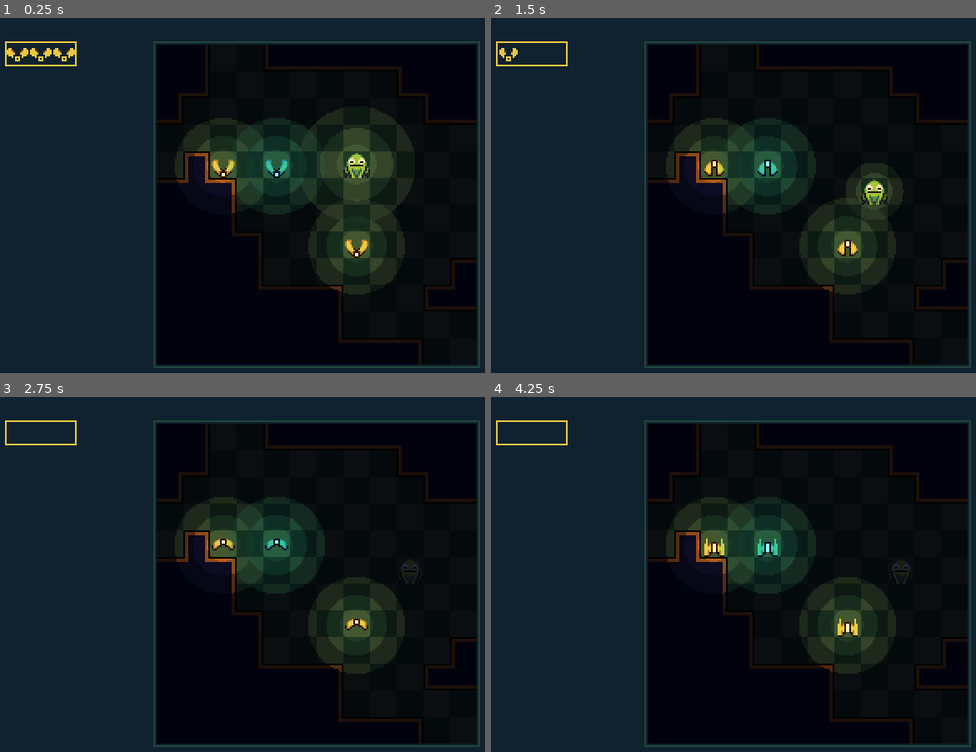
Above: before the commit, frames 1-4 (two rows, left to right).
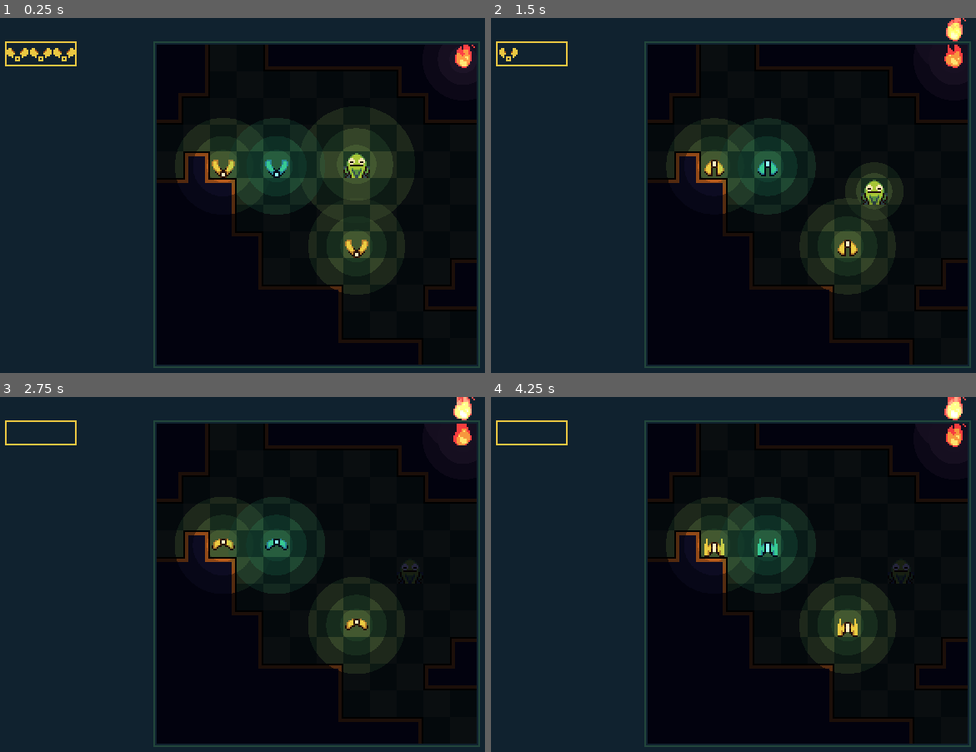
Above: after the commit, the same moments.

Repository: GerrZa/project-frogslight
Game: Godot game, scene res://scr/level/prototyping level.tscn
Same seed, same stepped clock (60 frames per second), same inputs: the game is played once before the commit and once after it.
Inputs:
- Up to frame 1 (0.25 s): no input
- Up to frame 2 (1.5 s): hold Right (ui_right) 0.53-1.28 s; hold Down (ui_down) from 1.28 s (still down)
- Up to frame 3 (2.75 s): release Down (ui_down) at 2.03 s; hold Right (ui_right) from 2.03 s (still down)
- Up to frame 4 (4.25 s): release Right (ui_right) at 2.78 s; hold Up (ui_up) 2.78-3.53 s; hold Left (ui_left) from 3.53 s (still down)

The runs differ from the first frame. In frame 1, 0.5% of the frame differs, in the area x 36-99%, y 7-78%; in frame 2, 0.5%, in the area x 36-98%, y 0-78%; in frame 3, 0.5%; in frame 4, 0.5%.

Commit message:
create fire mechanice, still need to fix bugs
the bug
-the top right fire spawn through upper wall but and not spawn on left direction

Diff:
--- a/project.godot
+++ b/project.godot
@@ -52,7 +52,7 @@
 window/size/height=224
 window/size/test_width=1368
 window/size/test_height=672
-window/stretch/mode="viewport"
+window/stretch/mode="2d"
 window/stretch/aspect="keep"
 
 [importer_defaults]
@@ -119,6 +119,8 @@
 
 2d_physics/layer_1="player"
 2d_physics/layer_2="pickable"
+2d_physics/layer_3="wall"
+2d_physics/layer_5="fire"
 
 [physics]
 
--- a/scr/actor/froggy/Froggy.tscn
+++ b/scr/actor/froggy/Froggy.tscn
@@ -304,7 +304,7 @@
 extents = Vector2( 8, 8 )
 
 [sub_resource type="RectangleShape2D" id=41]
-extents = Vector2( 8, 8 )
+extents = Vector2( 7, 7 )
 
 [node name="froggy" type="Area2D"]
 script = ExtResource( 3 )
--- a/scr/actor/froggy/State/tongue_idle.gd
+++ b/scr/actor/froggy/State/tongue_idle.gd
@@ -11,7 +11,7 @@
 
 func unhandled_input(event):
 
-	if froggy.basic_light_left > 0 or froggy.extra_light_left > 0:
+	if froggy.total_light > 0:
 		if Input.is_action_just_pressed("ui_right") and $"%r_tong_wall".is_colliding() == false:
 			state_machine.transition_to("tongue_move",{"direction" : Vector2.RIGHT})
 		elif Input.is_action_just_pressed("ui_left") and $"%l_tong_wall".is_colliding() == false:
--- a/scr/actor/froggy/State/tongue_move.gd
+++ b/scr/actor/froggy/State/tongue_move.gd
@@ -9,10 +9,7 @@
 		move_direction = msg["direction"]
 
 		#If extra light still left, decrease the extra light first
-		if froggy.extra_light_left > 0:
-			froggy.extra_light_left -= 1
-		else:
-			froggy.basic_light_left -= 1
+		froggy.total_light -= 1
 
 		#Tween the tongue in the calculated position
 		var new_tween = create_tween().set_trans(Tween.TRANS_QUAD).set_ease(Tween.EASE_IN_OUT)
--- a/scr/actor/froggy/froggy.gd
+++ b/scr/actor/froggy/froggy.gd
@@ -32,8 +32,8 @@
 
 func _physics_process(delta):
 
-	print(light_array)
-	print(".")
+#	print(light_array)
+#	print(".")
 
 	var tongue_match = $"%tongue_tip".global_position == global_position
 	$"%tongue_tip".visible = not tongue_match
@@ -65,12 +65,15 @@
 	elif extra_light == false:
 
 		print("basic addded")
-		if light_array[0] == true:
-			get_tree().current_scene.emit_signal("light_replaced",1)
-		if light_array[1] == true:
-			get_tree().current_scene.emit_signal("light_replaced",2)
-		if light_array[1] == true:
-			get_tree().current_scene.emit_signal("light_replaced",3)
+		if range(light_array.size()).has(0):
+			if light_array[0] == true:
+				get_tree().current_scene.emit_signal("light_replaced",1)
+		if range(light_array.size()).has(1):
+			if light_array[1] == true:
+				get_tree().current_scene.emit_signal("light_replaced",2)
+		if range(light_array.size()).has(2):
+			if light_array[2] == true:
+				get_tree().current_scene.emit_signal("light_replaced",3)
 
 		for i in range(3):
 
--- a/scr/level/prototyping level.tscn
+++ b/scr/level/prototyping level.tscn
@@ -7,6 +7,7 @@
 [ext_resource path="res://asset/level/tileset/prototype_tileset/prototype_tileset.png" type="Texture" id=5]
 [ext_resource path="res://scr/actor/firefly/extra_flies/extrafly.tscn" type="PackedScene" id=6]
 [ext_resource path="res://scr/ui/basic_ui.tscn" type="PackedScene" id=7]
+[ext_resource path="res://scr/obj/fire.tscn" type="PackedScene" id=8]
 [ext_resource path="res://scr/level/prototyping level.gd" type="Script" id=10]
 
 [sub_resource type="ConvexPolygonShape2D" id=4]
@@ -488,7 +489,7 @@
 
 [node name="room" type="StaticBody2D" parent="."]
 z_index = -3
-collision_layer = 4
+collision_layer = 12
 collision_mask = 0
 __meta__ = {
 "_edit_group_": true,
@@ -541,7 +542,7 @@
 
 [node name="border" type="Sprite" parent="."]
 light_mask = 0
-z_index = 3
+z_index = 7
 texture = ExtResource( 4 )
 centered = false
 __meta__ = {
@@ -555,3 +556,6 @@
 z_index = 3
 texture = ExtResource( 4 )
 centered = false
+
+[node name="fire" parent="." instance=ExtResource( 8 )]
+position = Vector2( 279, 16 )
--- /dev/null
+++ b/scr/obj/fire.gd
@@ -0,0 +1,39 @@
+extends Area2D
+
+var fire = load("res://scr/obj/fire.tscn")
+
+func _ready():
+
+	get_tree().current_scene.connect("froggy_move",self,"on_froggy_move")
+
+	$Sprite.playing = true
+
+func tween_move(is_up : bool):
+
+	if is_up:
+		var new_tween = create_tween().set_trans(Tween.TRANS_QUAD).set_ease(Tween.EASE_IN_OUT)
+		new_tween.tween_property(self,"global_position",self.global_position + Vector2(0,-16),0.2)
+	else:
+		var new_tween = create_tween().set_trans(Tween.TRANS_QUAD).set_ease(Tween.EASE_IN_OUT)
+		new_tween.tween_property(self,"global_position",self.global_position + Vector2(-16,0),0.2)
+
+func on_froggy_move():
+
+	if $wall_check_left.is_colliding() == false and $fire_check_left.is_colliding() == false:
+		var fire1 = fire.instance()
+		add_child(fire1)
+		fire1.global_position = self.global_position
+		fire1.tween_move(false)
+
+	if (($wall_check_right.is_colliding() and $wall_check_up.is_colliding() == false
+		and $fire_check_up.is_colliding() == false) or $wall_check_left.is_colliding()):
+			var fire2 = fire.instance()
+			add_child(fire2)
+			fire2.global_position = self.global_position
+			fire2.tween_move(true)
+
+			print(($wall_check_right.is_colliding() and $wall_check_up.is_colliding() == false
+				and $fire_check_up.is_colliding() == false))
+			print($wall_check_left.is_colliding())
+			print(".")
+			print($wall_check_left.is_colliding() == false and $fire_check_left.is_colliding() == false)
--- /dev/null
+++ b/scr/obj/fire.tscn
@@ -0,0 +1,96 @@
+[gd_scene load_steps=11 format=2]
+
+[ext_resource path="res://asset/obj/spr_fire-fx_v1.png" type="Texture" id=1]
+[ext_resource path="res://asset/fx/visual_fx/light_texture.png" type="Texture" id=2]
+[ext_resource path="res://scr/obj/fire.gd" type="Script" id=3]
+
+[sub_resource type="RectangleShape2D" id=7]
+extents = Vector2( 8, 8 )
+
+[sub_resource type="CanvasItemMaterial" id=1]
+blend_mode = 1
+
+[sub_resource type="AtlasTexture" id=2]
+atlas = ExtResource( 1 )
+region = Rect2( 0, 0, 14, 27 )
+
+[sub_resource type="AtlasTexture" id=3]
+atlas = ExtResource( 1 )
+region = Rect2( 14, 0, 14, 27 )
+
+[sub_resource type="AtlasTexture" id=4]
+atlas = ExtResource( 1 )
+region = Rect2( 28, 0, 14, 27 )
+
+[sub_resource type="AtlasTexture" id=5]
+atlas = ExtResource( 1 )
+region = Rect2( 42, 0, 14, 27 )
+
+[sub_resource type="SpriteFrames" id=6]
+animations = [ {
+"frames": [ SubResource( 2 ), SubResource( 3 ), SubResource( 4 ), SubResource( 5 ) ],
+"loop": true,
+"name": "default",
+"speed": 12.0
+} ]
+
+[node name="fire" type="Area2D"]
+z_index = 5
+collision_layer = 16
+collision_mask = 0
+script = ExtResource( 3 )
+__meta__ = {
+"_edit_group_": true
+}
+
+[node name="Light2D" type="Light2D" parent="."]
+position = Vector2( 8, 9 )
+texture = ExtResource( 2 )
+texture_scale = 0.17
+color = Color( 0.968627, 0.670588, 0.435294, 1 )
+energy = 1.37
+mode = 2
+
+[node name="CollisionShape2D" type="CollisionShape2D" parent="."]
+position = Vector2( 8, 8 )
+shape = SubResource( 7 )
+
+[node name="Sprite" type="AnimatedSprite" parent="."]
+material = SubResource( 1 )
+position = Vector2( 2, -13 )
+frames = SubResource( 6 )
+centered = false
+
+[node name="wall_check_right" type="RayCast2D" parent="."]
+position = Vector2( 8, 8 )
+enabled = true
+cast_to = Vector2( 15, 0 )
+collision_mask = 8
+
+[node name="wall_check_up" type="RayCast2D" parent="."]
+position = Vector2( 8, 8 )
+enabled = true
+cast_to = Vector2( 0, -15 )
+collision_mask = 8
+
+[node name="wall_check_left" type="RayCast2D" parent="."]
+position = Vector2( 8, 8 )
+enabled = true
+cast_to = Vector2( 0, -15 )
+collision_mask = 8
+
+[node name="fire_check_up" type="RayCast2D" parent="."]
+position = Vector2( 8, 8 )
+enabled = true
+cast_to = Vector2( 0, -15 )
+collision_mask = 16
+collide_with_areas = true
+collide_with_bodies = false
+
+[node name="fire_check_left" type="RayCast2D" parent="."]
+position = Vector2( 8, 8 )
+enabled = true
+cast_to = Vector2( -15, 0 )
+collision_mask = 16
+collide_with_areas = true
+collide_with_bodies = false
Binary file added: asset/obj/Sprite-0001.aseprite
Binary file added: asset/obj/fire_fx.aseprite
Binary file changed: asset/obj/fire_torch.aseprite
Binary file added: asset/obj/spr_fire-fx_v1.png
Not shown, added: asset/obj/spr_fire-fx_v1.png.import
Binary file added: asset/obj/spr_firetorch_v1.png
Not shown, added: asset/obj/spr_firetorch_v1.png.import
Not shown: 1 places in scr/level/prototyping level.tscn that only renumber resources
